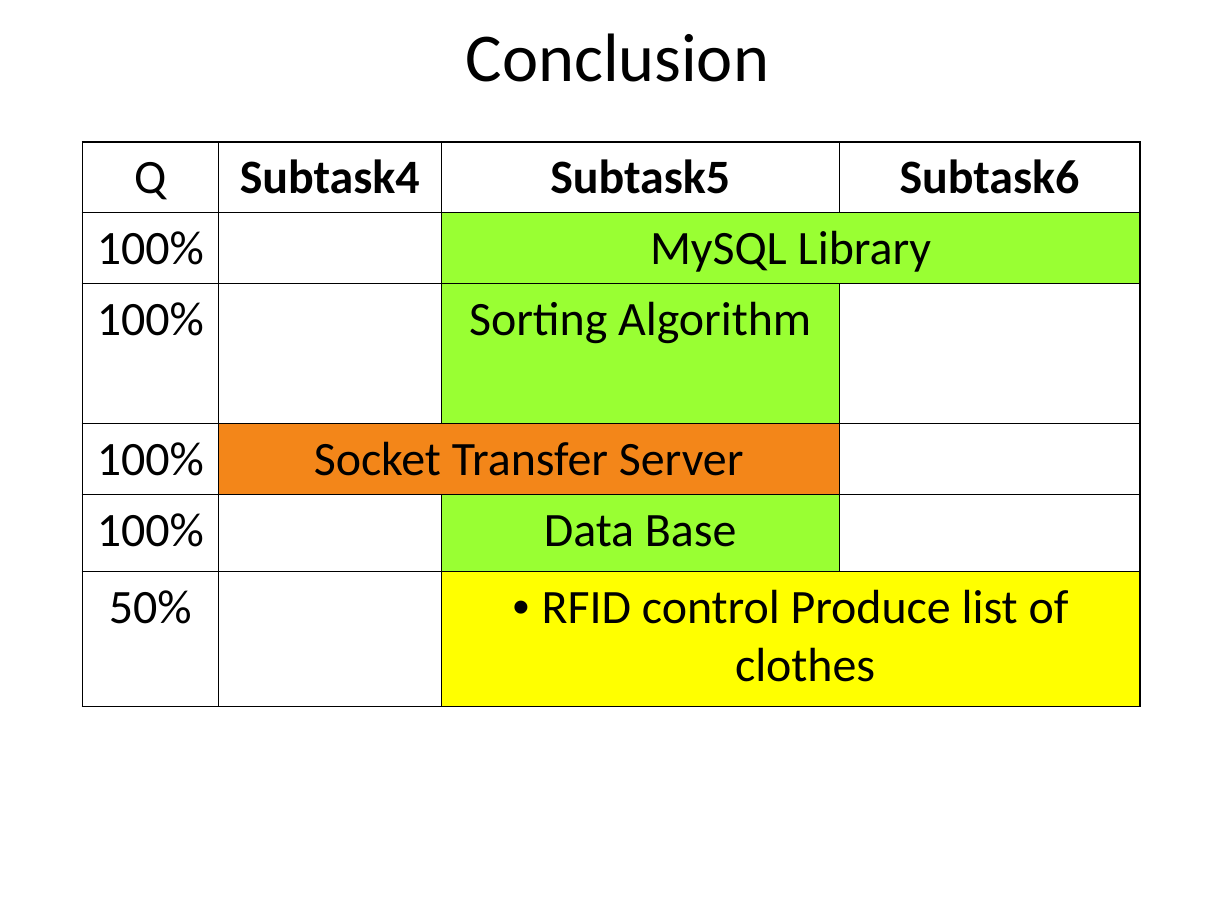
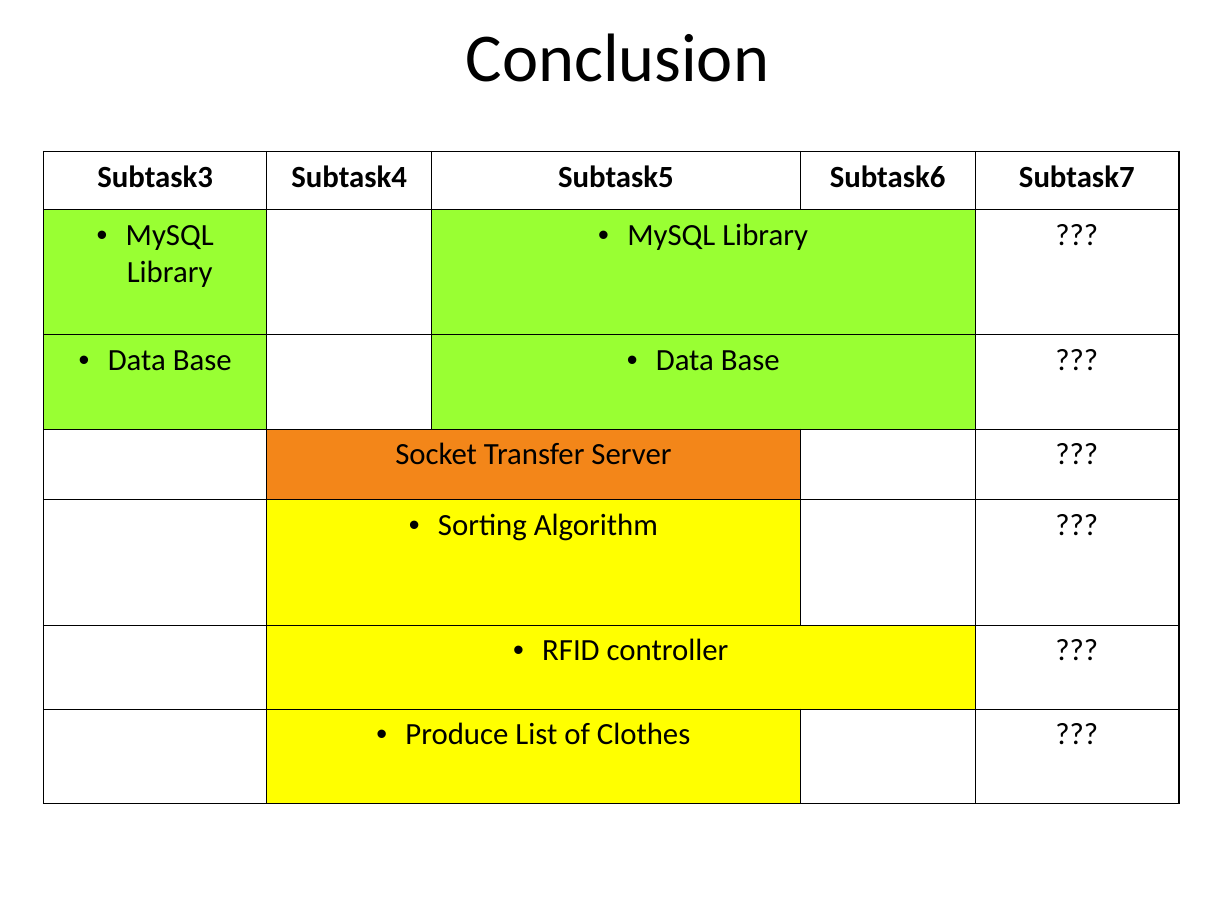
Before and after one commit to isurup/kalle-martin-group, a slide deck: slide 10 of RSD1/presentation/ExamRobertas.ppt. Drawn at 1232x924 pixels with LibreOffice and Linux fonts; fonts in the diff are those of the drawing. Boxes give left, top, right and bottom in pixels: in the first picture for what was removed or moved away, otherwise in the second. Text is boxed around its words. In the diff, an @@ line names an element or a change of style, - is before the commit and + after.

```diff
--- a/RSD1/presentation/ExamRobertas.ppt
+++ b/RSD1/presentation/ExamRobertas.ppt
@@ table at <box>43,152,1178,772</box> @@
-Q | Subtask4 | Subtask5 | Subtask6
-100% |  | MySQL Library | 
-100% |  | Sorting Algorithm | 
-100% | Socket Transfer Server |  | 
-100% |  | Data Base | 
-50% |  | RFID control Produce list of clothes | 
+Subtask3 | Subtask4 | Subtask5 | Subtask6 | Subtask7
+MySQL Library |  | MySQL Library |  | ???
+Data Base |  | Data Base |  | ???
+ | Socket Transfer Server |  |  | ???
+ | Sorting Algorithm |  |  | ???
+ | RFID controller |  |  | ???
+ | Produce List of Clothes |  |  | ???
@@ table: place and size @@
-table at <box>83,142,1140,705</box>
+table at <box>43,152,1178,772</box>
```
Also in this commit, not shown: 1 other slide changed.
